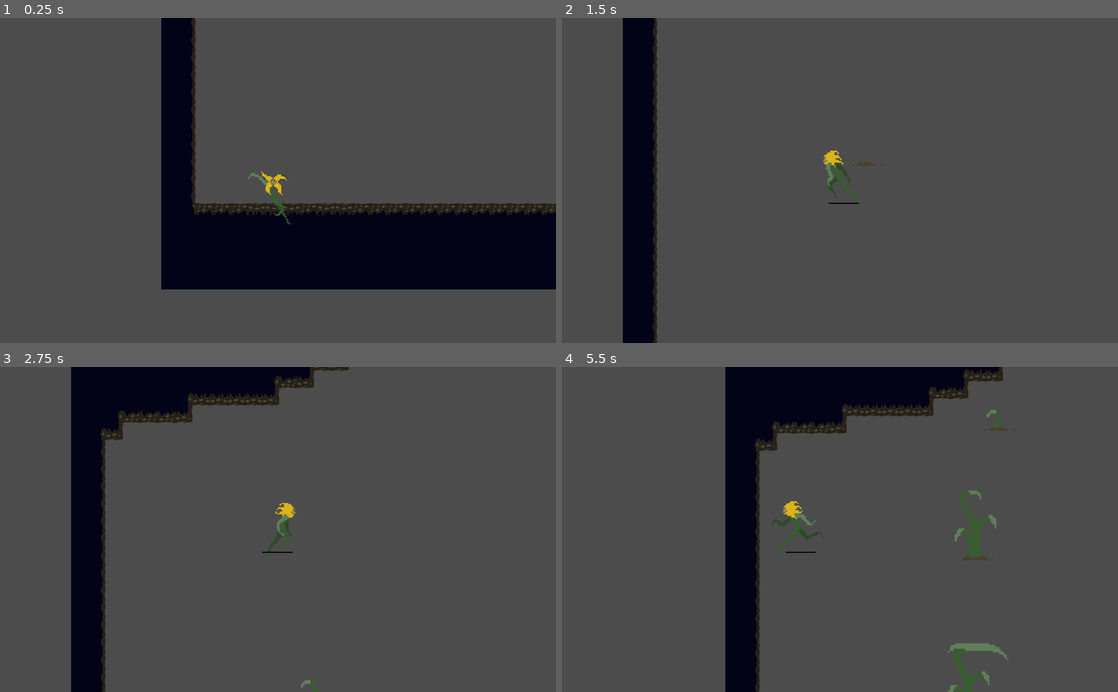
Above: before the commit, frames 1-4 (two rows, left to right).
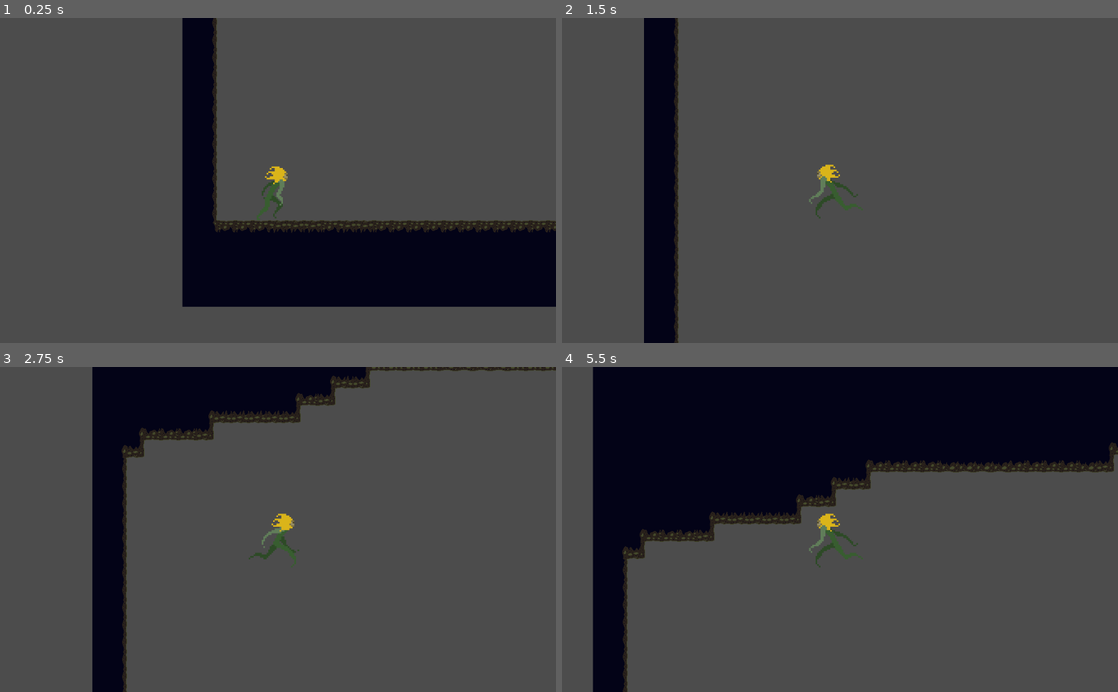
Above: after the commit, the same moments.

Repository: SpencerClark5/Bloom
Game: Godot game, scene res://Scenes/Game.tscn
The game is run twice, just before and just after one commit, with the same random seed, the same clock (stepped at 60 frames per second) and the same inputs.
Inputs:
- Up to frame 1 (0.25 s): no input
- Up to frame 2 (1.5 s): tap Enter at 0.5 s; hold D (Right) 0.53-1.28 s; tap Space (Jump) at 0.6, 0.77, 1.07 s; hold A (Left) from 1.28 s (still down); tap P (Plant) at 1.35 s
- Up to frame 3 (2.75 s): tap Space (Jump) at 1.52, 1.55, 1.82, 2.1 s; release A (Left) at 2.03 s; hold D (Right) from 2.03 s (still down)
- Up to frame 4 (5.5 s): tap P (Plant) at 2.85, 4.35 s; tap Space (Jump) at 3.02, 3.05, 3.32, 3.6, 3.77, 4.07, 4.52, 4.55, 4.82, 5.1 s; release D (Right) at 3.53 s; hold A (Left) from 3.53 s (still down)

The runs differ from the first frame. In frame 1, 15% of the frame differs, in the area x 29-100%, y 0-89%; in frame 2, 8.9%; in frame 3, 13%; in frame 4, 38%, in the area x 5-100%, y 0-100%.
Error after the commit: Attempt to call function 'get_position' in base 'null instance' on a null instance. (res://Scripts/GameScript.gd:20)

Commit message:
Flora scene animation and movement

Diff:
--- a/BloomGame/Scenes/Flora.tscn
+++ b/BloomGame/Scenes/Flora.tscn
@@ -62,6 +62,7 @@
 [ext_resource path="res://Art/Character_Art/Run_AnimSingleLimb/Frame_03/Run_Anim_Torso_03.png" type="Texture" id=60]
 [ext_resource path="res://Art/Character_Art/Run_AnimSingleLimb/Frame_06/Run_Anim_Torso_06.png" type="Texture" id=61]
 [ext_resource path="res://Art/Character_Art/Run_AnimSingleLimb/Frame_04/Run_Anim_Torso_04.png" type="Texture" id=62]
+[ext_resource path="res://Scenes/Movement.gd" type="Script" id=63]
 
 [sub_resource type="SpriteFrames" id=8]
 animations = [ {
@@ -122,18 +123,6 @@
 [sub_resource type="Animation" id=11]
 resource_name = "LeftLegRunAnim"
 length = 6.0
-tracks/0/type = "value"
-tracks/0/path = NodePath("LeftLeg:frame")
-tracks/0/interp = 1
-tracks/0/loop_wrap = true
-tracks/0/imported = false
-tracks/0/enabled = true
-tracks/0/keys = {
-"times": PoolRealArray( 0, 0.5, 1, 1.5, 2, 2.5, 3, 3.5, 4, 4.5, 5, 5.5 ),
-"transitions": PoolRealArray( 1, 1, 1, 1, 1, 1, 1, 1, 1, 1, 1, 1 ),
-"update": 1,
-"values": [ 0, 1, 2, 3, 4, 5, 6, 7, 8, 9, 10, 11 ]
-}
 
 [sub_resource type="Animation" id=1]
 length = 0.001
@@ -150,7 +139,7 @@
 "values": [ Vector2( 0, 0 ) ]
 }
 tracks/1/type = "value"
-tracks/1/path = NodePath("LeftLeg:position")
+tracks/1/path = NodePath("RightArm:texture")
 tracks/1/interp = 1
 tracks/1/loop_wrap = true
 tracks/1/imported = false
@@ -159,10 +148,10 @@
 "times": PoolRealArray( 0 ),
 "transitions": PoolRealArray( 1 ),
 "update": 0,
-"values": [ Vector2( -57, 0 ) ]
+"values": [ ExtResource( 3 ) ]
 }
 tracks/2/type = "value"
-tracks/2/path = NodePath("LeftLeg:rotation_degrees")
+tracks/2/path = NodePath("Body:animation")
 tracks/2/interp = 1
 tracks/2/loop_wrap = true
 tracks/2/imported = false
@@ -171,10 +160,10 @@
 "times": PoolRealArray( 0 ),
 "transitions": PoolRealArray( 1 ),
 "update": 0,
-"values": [ 0.0 ]
+"values": [ "TorsoRunAnim" ]
 }
 tracks/3/type = "value"
-tracks/3/path = NodePath("RightArm:texture")
+tracks/3/path = NodePath("Body:frame")
 tracks/3/interp = 1
 tracks/3/loop_wrap = true
 tracks/3/imported = false
@@ -183,10 +172,10 @@
 "times": PoolRealArray( 0 ),
 "transitions": PoolRealArray( 1 ),
 "update": 0,
-"values": [ ExtResource( 3 ) ]
+"values": [ 0 ]
 }
 tracks/4/type = "value"
-tracks/4/path = NodePath("Body:animation")
+tracks/4/path = NodePath("RightArm:frames")
 tracks/4/interp = 1
 tracks/4/loop_wrap = true
 tracks/4/imported = false
@@ -195,10 +184,10 @@
 "times": PoolRealArray( 0 ),
 "transitions": PoolRealArray( 1 ),
 "update": 0,
-"values": [ "TorsoRunAnim" ]
+"values": [ SubResource( 3 ) ]
 }
 tracks/5/type = "value"
-tracks/5/path = NodePath("Body:frame")
+tracks/5/path = NodePath("RightArm:frame")
 tracks/5/interp = 1
 tracks/5/loop_wrap = true
 tracks/5/imported = false
@@ -207,10 +196,10 @@
 "times": PoolRealArray( 0 ),
 "transitions": PoolRealArray( 1 ),
 "update": 0,
-"values": [ 0 ]
+"values": [ 2 ]
 }
 tracks/6/type = "value"
-tracks/6/path = NodePath("RightArm:frames")
+tracks/6/path = NodePath("LeftArm:frame")
 tracks/6/interp = 1
 tracks/6/loop_wrap = true
 tracks/6/imported = false
@@ -219,10 +208,10 @@
 "times": PoolRealArray( 0 ),
 "transitions": PoolRealArray( 1 ),
 "update": 0,
-"values": [ SubResource( 3 ) ]
+"values": [ 0 ]
 }
 tracks/7/type = "value"
-tracks/7/path = NodePath("RightArm:frame")
+tracks/7/path = NodePath("RightLeg:frame")
 tracks/7/interp = 1
 tracks/7/loop_wrap = true
 tracks/7/imported = false
@@ -231,42 +220,6 @@
 "times": PoolRealArray( 0 ),
 "transitions": PoolRealArray( 1 ),
 "update": 0,
-"values": [ 2 ]
-}
-tracks/8/type = "value"
-tracks/8/path = NodePath("LeftArm:frame")
-tracks/8/interp = 1
-tracks/8/loop_wrap = true
-tracks/8/imported = false
-tracks/8/enabled = true
-tracks/8/keys = {
-"times": PoolRealArray( 0 ),
-"transitions": PoolRealArray( 1 ),
-"update": 0,
-"values": [ 0 ]
-}
-tracks/9/type = "value"
-tracks/9/path = NodePath("LeftLeg:frame")
-tracks/9/interp = 1
-tracks/9/loop_wrap = true
-tracks/9/imported = false
-tracks/9/enabled = true
-tracks/9/keys = {
-"times": PoolRealArray( 0 ),
-"transitions": PoolRealArray( 1 ),
-"update": 0,
-"values": [ 0 ]
-}
-tracks/10/type = "value"
-tracks/10/path = NodePath("RightLeg:frame")
-tracks/10/interp = 1
-tracks/10/loop_wrap = true
-tracks/10/imported = false
-tracks/10/enabled = true
-tracks/10/keys = {
-"times": PoolRealArray( 0 ),
-"transitions": PoolRealArray( 1 ),
-"update": 0,
 "values": [ 0 ]
 }
 
@@ -320,30 +273,6 @@
 
 [sub_resource type="Animation" id=2]
 resource_name = "Walking"
-tracks/0/type = "value"
-tracks/0/path = NodePath("LeftLeg:position")
-tracks/0/interp = 1
-tracks/0/loop_wrap = true
-tracks/0/imported = false
-tracks/0/enabled = true
-tracks/0/keys = {
-"times": PoolRealArray( 0 ),
-"transitions": PoolRealArray( 1 ),
-"update": 0,
-"values": [ Vector2( -57, 0 ) ]
-}
-tracks/1/type = "value"
-tracks/1/path = NodePath("LeftLeg:rotation_degrees")
-tracks/1/interp = 1
-tracks/1/loop_wrap = true
-tracks/1/imported = false
-tracks/1/enabled = true
-tracks/1/keys = {
-"times": PoolRealArray( 0 ),
-"transitions": PoolRealArray( 1 ),
-"update": 0,
-"values": [ 0.0 ]
-}
 
 [node name="Flora" type="Node2D"]
 __meta__ = {
@@ -351,10 +280,11 @@
 }
 
 [node name="KinematicBody2D" type="KinematicBody2D" parent="."]
+script = ExtResource( 63 )
 
 [node name="CollisionShape2D" type="CollisionPolygon2D" parent="KinematicBody2D"]
 position = Vector2( 165, -68 )
-polygon = PoolVector2Array( -79, -51, -53, -38, -41, -47, -21, -33, -25, -26, -32, 1, -34, 21, -40, 24, -48, 33, -52, 49, -81, 50, -92, 13 )
+polygon = PoolVector2Array( -74, -39, -53, -38, -44, -37, -33, -30, -27, -18, -36, -2, -20, 4, -20, 24, -21, 68, -52, 68, -114, 68, -107, 16 )
 
 [node name="Camera2D" type="Camera2D" parent="KinematicBody2D"]
 position = Vector2( 102, -73 )
@@ -373,6 +303,7 @@
 z_index = 3
 frames = SubResource( 8 )
 animation = "TorsoRunAnim"
+speed_scale = 3.0
 
 [node name="RightArm" type="AnimatedSprite" parent="KinematicBody2D"]
 position = Vector2( 96, -96 )
@@ -380,6 +311,7 @@
 frames = SubResource( 3 )
 animation = "RightArmRun"
 frame = 2
+speed_scale = 3.0
 
 [node name="LeftArm" type="AnimatedSprite" parent="KinematicBody2D"]
 position = Vector2( 96, -96 )
@@ -387,18 +319,21 @@
 z_index = 4
 frames = SubResource( 5 )
 animation = "LeftArmRun"
+speed_scale = 3.0
 
 [node name="LeftLeg" type="AnimatedSprite" parent="KinematicBody2D"]
-position = Vector2( -57, 0 )
+position = Vector2( 96, -96 )
 scale = Vector2( 3, 3 )
 frames = SubResource( 6 )
 animation = "LeftLegRun"
+speed_scale = 3.0
 
 [node name="RightLeg" type="AnimatedSprite" parent="KinematicBody2D"]
 position = Vector2( 96, -96 )
 scale = Vector2( 3, 3 )
 frames = SubResource( 7 )
 animation = "RightLegAnim"
+speed_scale = 3.0
 
 [node name="AnimationPlayer" type="AnimationPlayer" parent="KinematicBody2D"]
 anims/LeftArmRunAnim = SubResource( 10 )
--- a/BloomGame/Scenes/Game.tscn
+++ b/BloomGame/Scenes/Game.tscn
@@ -3,7 +3,7 @@
 [ext_resource path="res://Scripts/GameScript.gd" type="Script" id=1]
 [ext_resource path="res://Art/bloom_background_1 (1).png" type="Texture" id=2]
 [ext_resource path="res://Scenes/Floor_Dirt.tres" type="TileSet" id=3]
-[ext_resource path="res://Scenes/WalkTest.tscn" type="PackedScene" id=4]
+[ext_resource path="res://Scenes/Flora.tscn" type="PackedScene" id=4]
 
 [node name="Game" type="Node2D"]
 script = ExtResource( 1 )
@@ -37,5 +37,5 @@
 format = 1
 tile_data = PoolIntArray( -2621457, 2, 0, -2621456, 2, 0, -2621455, 2, 0, -2621454, 2, 0, -2621453, 2, 0, -2621452, 2,  …(26345 unchanged characters)…
 
-[node name="WalkTest" parent="." instance=ExtResource( 4 )]
-position = Vector2( -326, 33 )
+[node name="Flora" parent="floor" instance=ExtResource( 4 )]
+position = Vector2( -470, 119 )
--- /dev/null
+++ b/BloomGame/Scenes/Movement.gd
@@ -0,0 +1,70 @@
+extends KinematicBody2D
+
+var velocity = Vector2(0,0)
+
+const SPEED = 30
+const GRAVITY = 30
+const JUMP = -700
+onready var _animated_sprite_Body = $Body
+onready var _animated_sprite_RightArm = $RightArm
+onready var _animated_sprite_LeftArm = $LeftArm
+onready var _animated_sprite_LeftLeg = $LeftLeg
+onready var _animated_sprite_RightLeg = $RightLeg
+
+func _physics_process(delta):
+
+	# Movement and animation
+	if Input.is_action_pressed("Right"):
+
+		_animated_sprite_Body.play("TorsoRunAnim")
+		_animated_sprite_Body.flip_h = false
+
+		_animated_sprite_RightArm.play("RightArmRun")
+		_animated_sprite_RightArm.flip_h = false
+
+		_animated_sprite_LeftArm.play("LeftArmRun")
+		_animated_sprite_LeftArm.flip_h = false
+
+		_animated_sprite_LeftLeg.play("LeftLegRun")
+		_animated_sprite_LeftLeg.flip_h = false
+
+		_animated_sprite_RightLeg.play("RightLegRun")
+		_animated_sprite_RightLeg.flip_h = false
+
+		velocity.x += SPEED
+
+	elif Input.is_action_pressed("Left"):
+		_animated_sprite_Body.play("TorsoRunAnim")
+		_animated_sprite_Body.flip_h = true
+
+		_animated_sprite_RightArm.play("RightArmRun")
+		_animated_sprite_RightArm.flip_h = true
+
+		_animated_sprite_LeftArm.play("LeftArmRun")
+		_animated_sprite_LeftArm.flip_h = true
+
+		_animated_sprite_LeftLeg.play("LeftLegRun")
+		_animated_sprite_LeftLeg.flip_h = true
+
+		_animated_sprite_RightLeg.play("RightLegRun")
+		_animated_sprite_RightLeg.flip_h = true
+		velocity.x -= SPEED
+	else:
+		_animated_sprite_Body.stop()
+		_animated_sprite_LeftArm.stop()
+		_animated_sprite_LeftLeg.stop()
+		_animated_sprite_RightArm.stop()
+		_animated_sprite_RightLeg.stop()
+
+	# Gravity
+	velocity.y = velocity.y + GRAVITY
+
+	# Jump
+	if Input.is_action_just_pressed("Jump"):
+		velocity.y = JUMP
+
+
+	velocity = move_and_slide(velocity)
+
+	# Friction
+	velocity.x = lerp(velocity.x,0,0.1)
Not shown: 1 places in BloomGame/Scenes/Flora.tscn that only renumber resources
